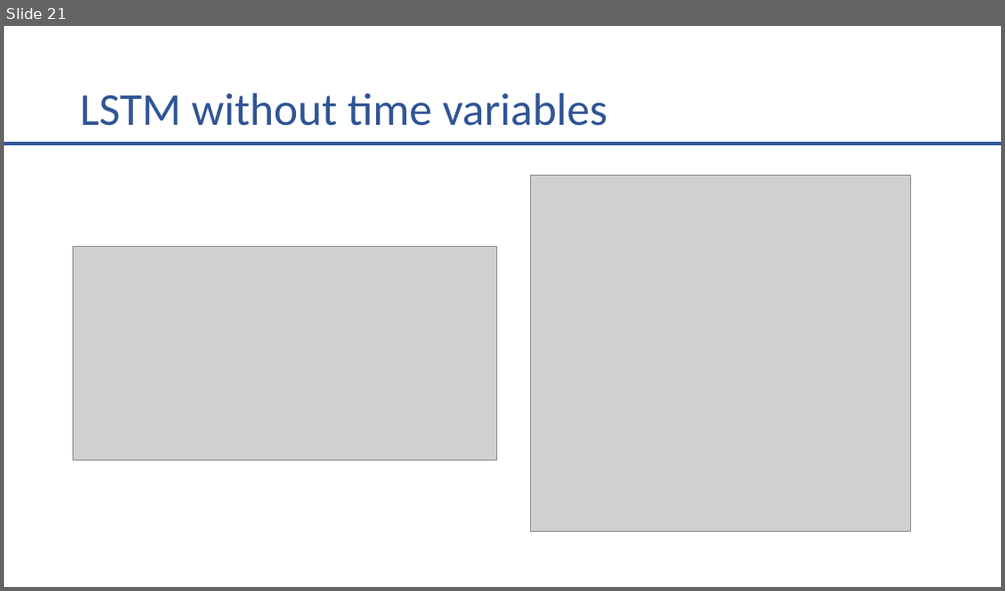
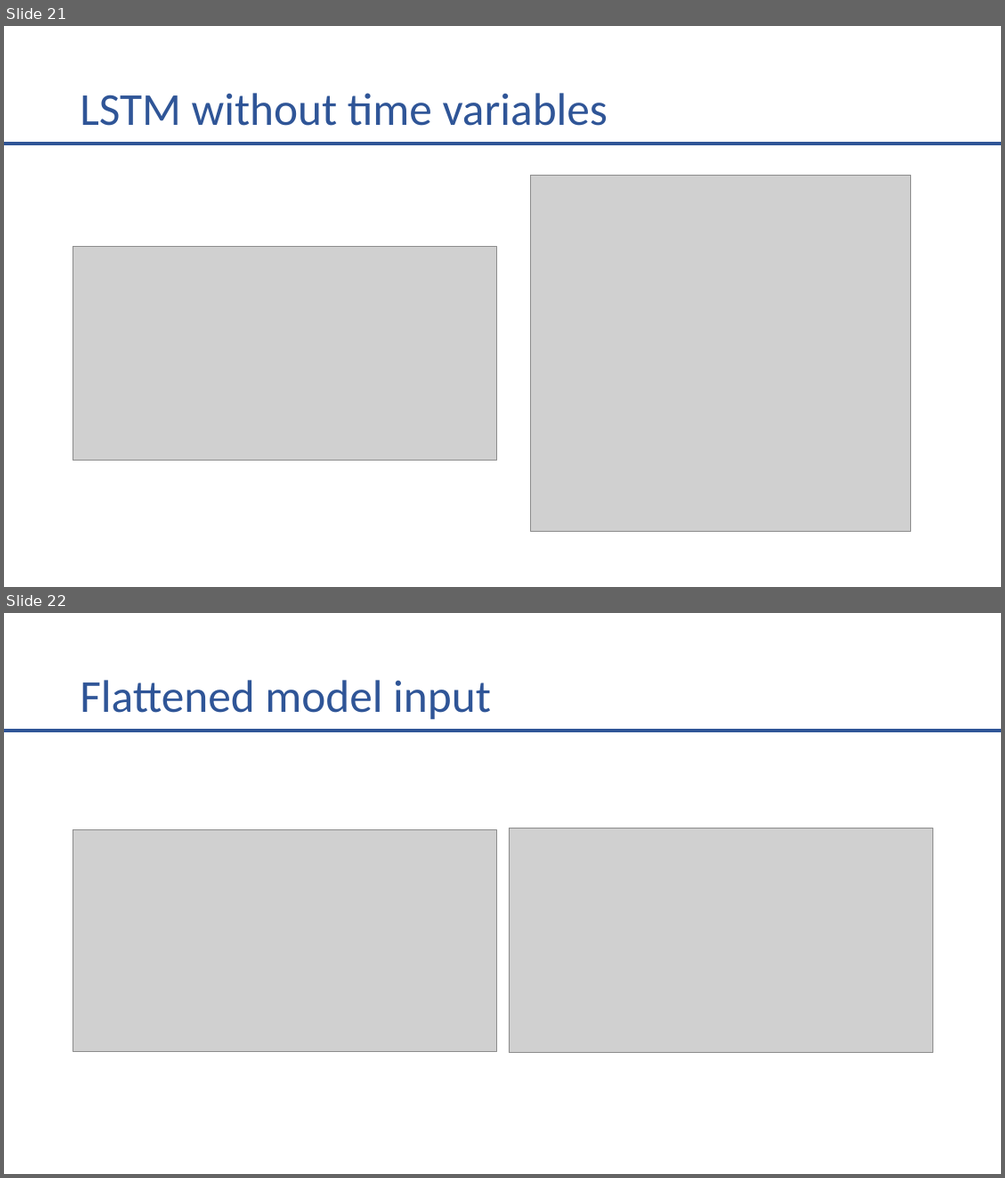
Before and after one commit to Rorjh/wind_forecasting, a slide deck: prezentacja_progres.pptx. Shown one above the other, each under a label of ours: slide 21 before the commit, slides 21 and 22 after it. The pictures are 1005x591 and 1005x1178 pixels, drawn with LibreOffice and Linux fonts; fonts in the diff are those of the drawing; grey boxes stand for pictures. Boxes give left, top, right and bottom in pixels: in the first picture for what was removed or moved away, otherwise in the second. Text is boxed around its words. In the diff, an @@ line names an element or a change of style, - is before the commit and + after.

Commit message:
Slides update

```diff
--- a/prezentacja_progres.pptx
+++ b/prezentacja_progres.pptx
@@ slide 22 added at [4, 613, 1001, 1174], background #FFFFFF @@
@@ title added at [80, 680, 491, 720], 44 pt, text #2F5597 @@
+Flattened model input
@@ line added from (4, 730) to (1001, 730), #2F5597 3 pt @@
@@ picture added at [73, 829, 497, 1051] @@
@@ picture added at [509, 827, 933, 1053] @@
```
Also in this commit, not shown: 1 other file.
